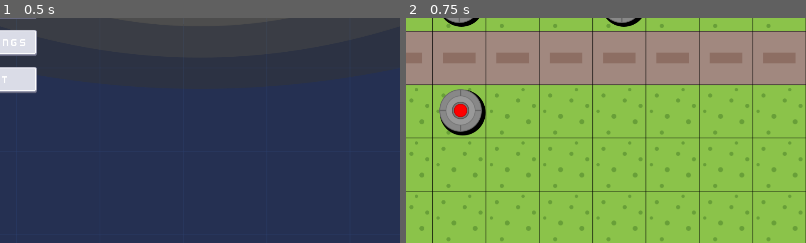
Above: before the commit, frames 1-2 (left to right).
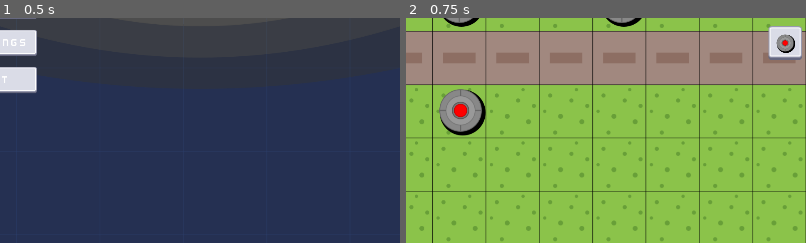
Above: after the commit, the same moments.

Repository: Kotowskey/tower-defense
Game: Godot game, scene res://scenes/scene_handler.tscn
Two runs of this game, one before a commit and one after it. Both use one fixed random seed, a clock stepped at 60 frames per second and the inputs below.
Inputs:
- Up to frame 1 (0.5 s): no input
- Up to frame 2 (0.75 s): click "NEW GAME" at 0.5 s
The pictures show only the part of the screen within x 50-100%, y 44-94%; the shares and areas given below are measured in that part.

Frame 1 is identical in both runs. In frame 2, 1.3% of the frame differs, in the area x 90-99%, y 3-19%.

Commit message:
ui more features

Diff:
--- a/scenes/game_scene.tscn
+++ b/scenes/game_scene.tscn
@@ -1,9 +1,53 @@
-[gd_scene load_steps=2 format=3 uid="uid://qik1ytgalcrw"]
+[gd_scene load_steps=5 format=3 uid="uid://qik1ytgalcrw"]
 
 [ext_resource type="PackedScene" uid="uid://cah106dou6wt3" path="res://scenes/map.tscn" id="1_e6pvo"]
+[ext_resource type="Texture2D" uid="uid://cm00t2us2nyo7" path="res://assets/menu/kenny/button_square_depth_flat.png" id="2_6s7g6"]
+[ext_resource type="Texture2D" uid="uid://wahkuvvwnoe2" path="res://assets/menu/kenny/button_square_depth_gradient.png" id="3_dp1g0"]
+[ext_resource type="Texture2D" uid="uid://cptrtmn7ona11" path="res://assets/towers/basic-tower-top.svg" id="4_rxgyj"]
 
 [node name="GameScene" type="Node2D"]
 
 [node name="Map" parent="." instance=ExtResource("1_e6pvo")]
 
 [node name="UI" type="CanvasLayer" parent="."]
+
+[node name="HUD" type="Control" parent="UI"]
+layout_mode = 3
+anchors_preset = 15
+anchor_right = 1.0
+anchor_bottom = 1.0
+grow_horizontal = 2
+grow_vertical = 2
+
+[node name="BuildUI" type="VBoxContainer" parent="UI/HUD"]
+custom_minimum_size = Vector2(100, 400)
+layout_mode = 1
+anchors_preset = 6
+anchor_left = 1.0
+anchor_top = 0.5
+anchor_right = 1.0
+anchor_bottom = 0.5
+offset_left = -100.0
+offset_top = -200.0
+offset_bottom = 200.0
+grow_horizontal = 0
+grow_vertical = 2
+alignment = 1
+
+[node name="Tower" type="TextureButton" parent="UI/HUD/BuildUI"]
+custom_minimum_size = Vector2(80, 80)
+layout_mode = 2
+size_flags_horizontal = 4
+texture_normal = ExtResource("2_6s7g6")
+texture_pressed = ExtResource("3_dp1g0")
+stretch_mode = 0
+
+[node name="Image" type="TextureRect" parent="UI/HUD/BuildUI/Tower"]
+layout_mode = 1
+anchors_preset = 15
+anchor_right = 1.0
+anchor_bottom = 1.0
+grow_horizontal = 2
+grow_vertical = 2
+texture = ExtResource("4_rxgyj")
+expand_mode = 2
